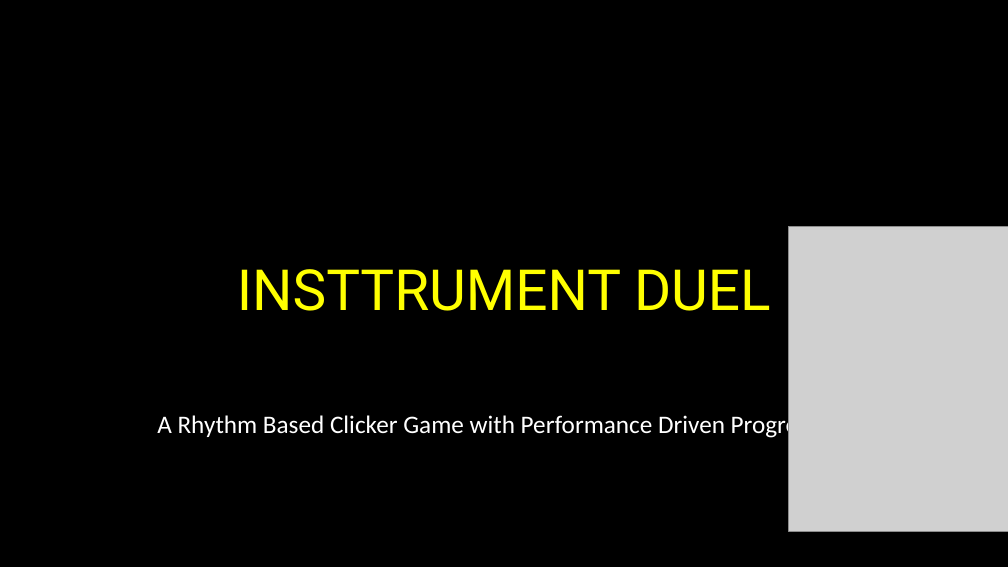
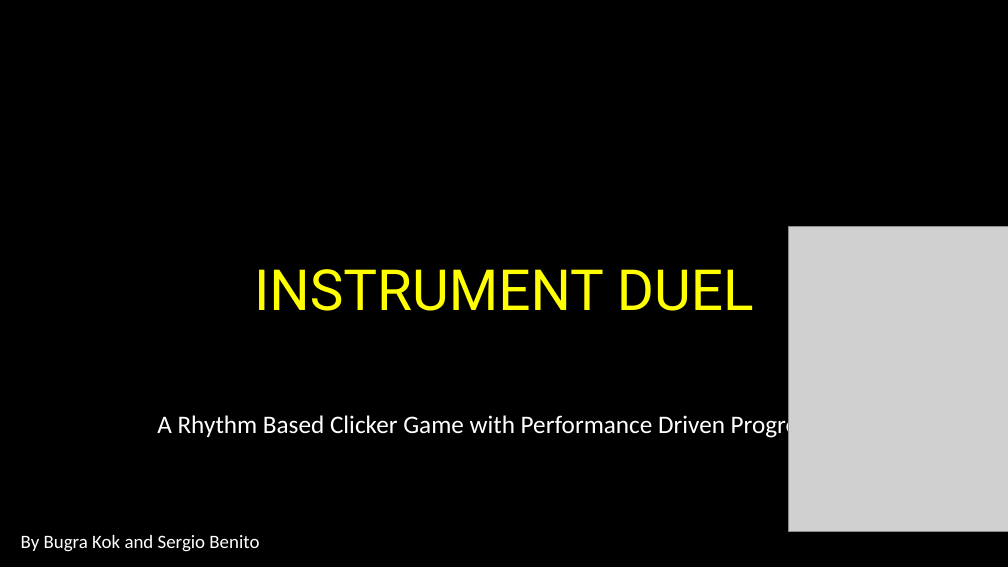
Before and after one commit to bugraberatkok/Instrument-Duel, a slide deck: slide 1 of doc/Instrument Duel.pptx. Drawn at 1008x567 pixels with LibreOffice and Linux fonts; fonts in the diff are those of the drawing; grey boxes stand for pictures. Boxes give left, top, right and bottom in pixels: in the first picture for what was removed or moved away, otherwise in the second. Text is boxed around its words. In the diff, an @@ line names an element or a change of style, - is before the commit and + after.

Commit message:
fix: fixed the presentation

```diff
--- a/doc/Instrument Duel.pptx
+++ b/doc/Instrument Duel.pptx
@@ title at <box>254,269,754,311</box>: text changed @@
-INSTTRUMENT DUEL
+INSTRUMENT DUEL
@@ text added at <box>21,535,259,552</box>, 18 pt, text #FFFFFF @@
+By Bugra Kok and Sergio Benito
```
